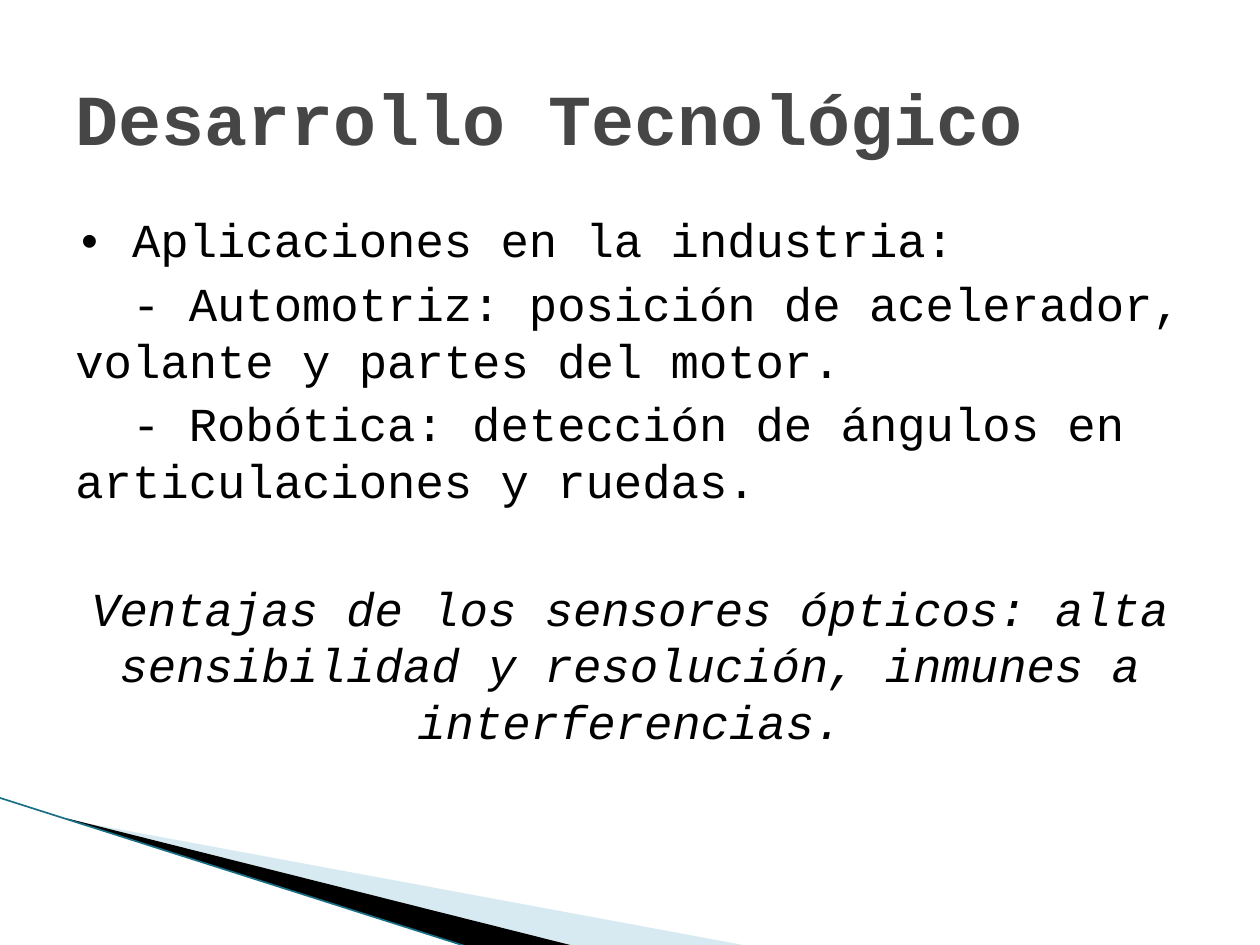
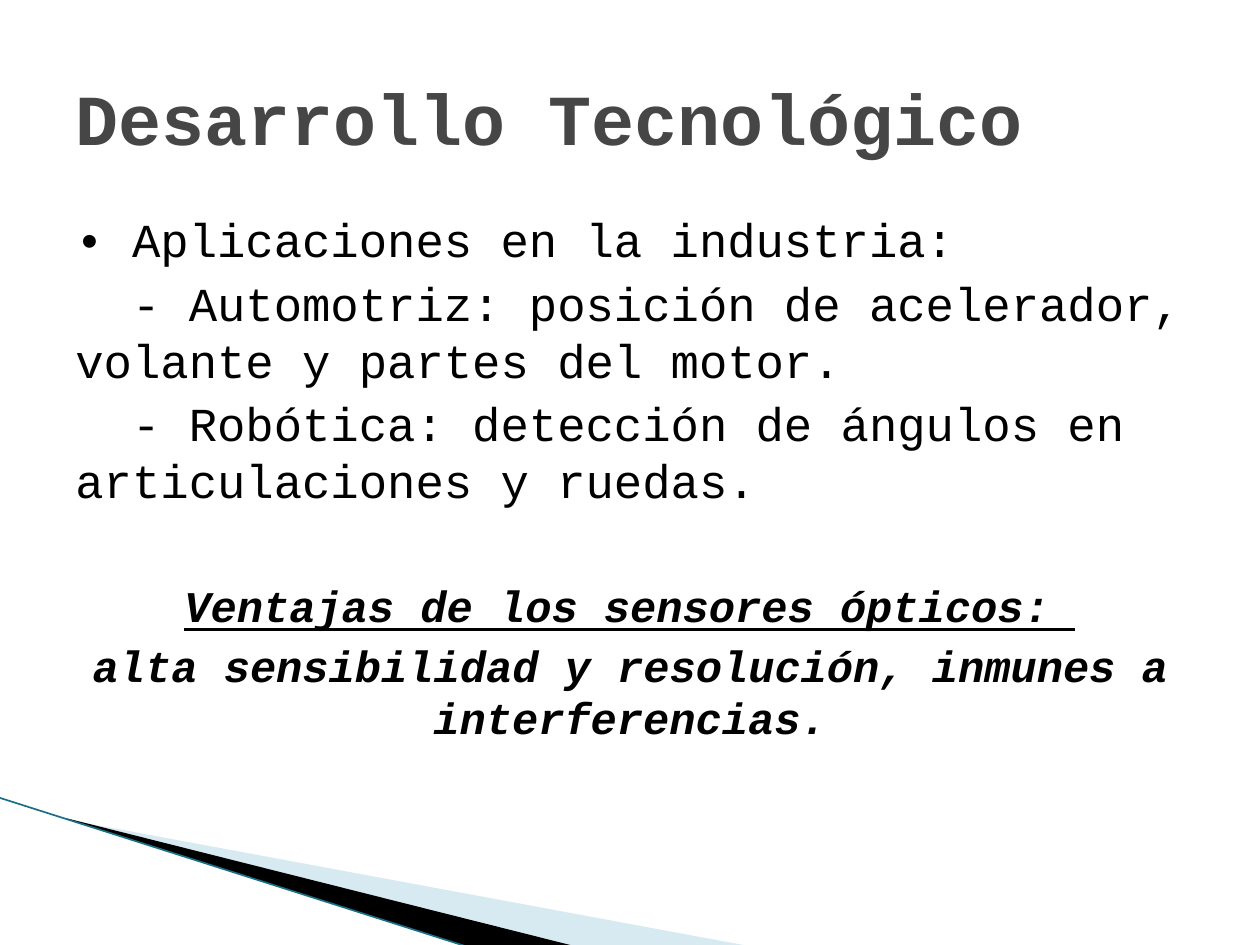
Before and after one commit to marianomorel/maestria-repo, a slide deck: slide 9 of sensores_cmos_presentacion.pptx. Drawn at 1260x945 pixels with LibreOffice and Linux fonts; fonts in the diff are those of the drawing; background and template pictures are left out. Boxes give left, top, right and bottom in pixels: in the first picture for what was removed or moved away, otherwise in the second. Text is boxed around its words. In the diff, an @@ line names an element or a change of style, - is before the commit and + after.

```diff
--- a/sensores_cmos_presentacion.pptx
+++ b/sensores_cmos_presentacion.pptx
@@ text at [93, 591, 1168, 735]: text changed; size 27 to 25 pt; bold on @@
-Ventajas de los sensores ópticos: alta sensibilidad y resolución, inmunes a interferencias.
+Ventajas de los sensores ópticos:
+alta sensibilidad y resolución, inmunes a interferencias.
```
Also in this commit, not shown: 5 other slides changed, 1 other file.
